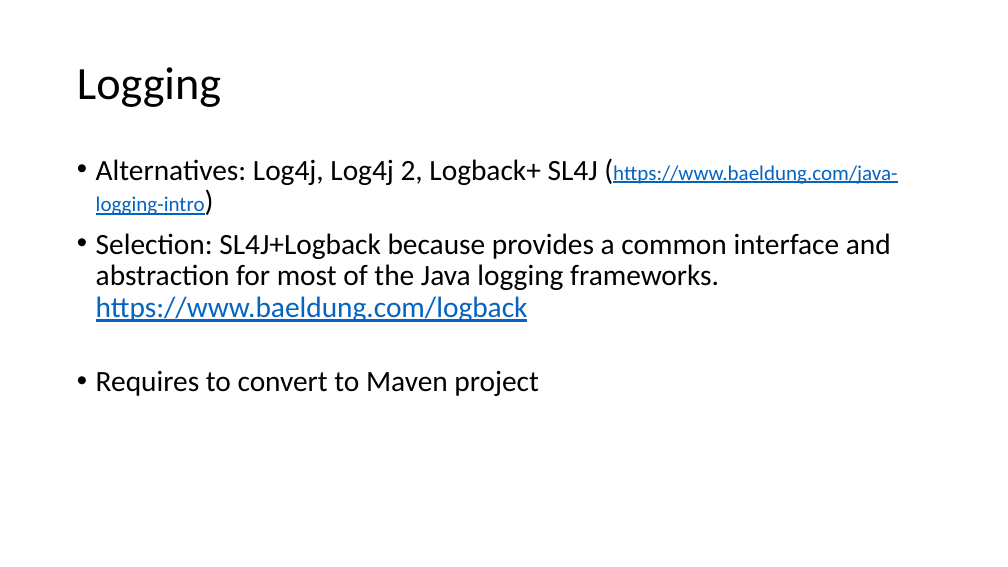
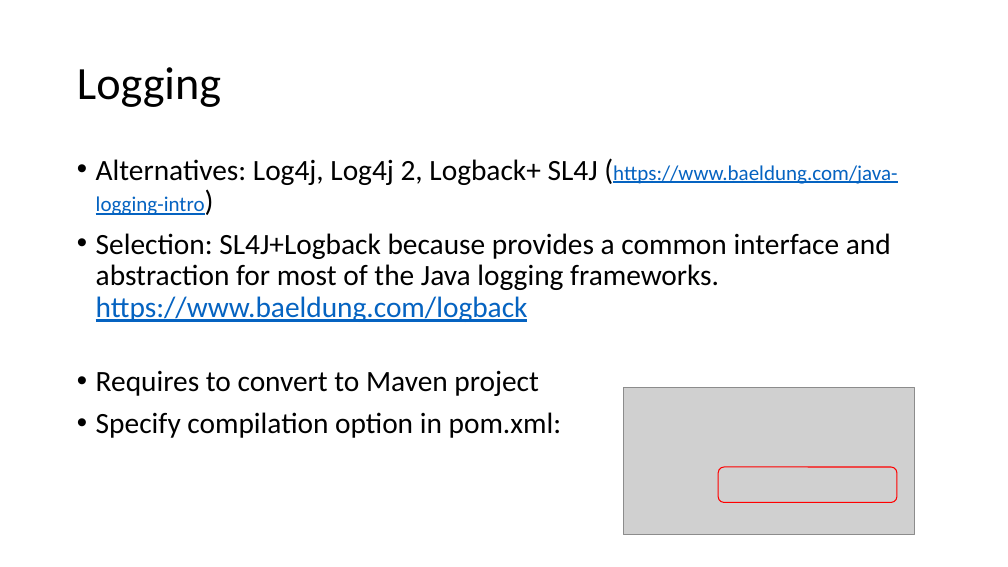
Before and after one commit to devidin/yavumeter, a slide deck: slide 11 of doc/Steps overview.pptx. Drawn at 1008x567 pixels with LibreOffice and Linux fonts; fonts in the diff are those of the drawing; grey boxes stand for pictures. Boxes give left, top, right and bottom in pixels: in the first picture for what was removed or moved away, otherwise in the second. Text is boxed around its words. In the diff, an @@ line names an element or a change of style, - is before the commit and + after.

Commit message:
With logging working

```diff
--- a/doc/Steps overview.pptx
+++ b/doc/Steps overview.pptx
@@ picture added at [623, 387, 914, 535] @@
@@ text at [96, 412, 562, 438]: paragraph added @@
+• Specify compilation option in pom.xml:
@@ rounded rectangle added at [718, 467, 897, 503], outline #FF0000 1 pt @@
```
Also in this commit, not shown: 12 other files.
